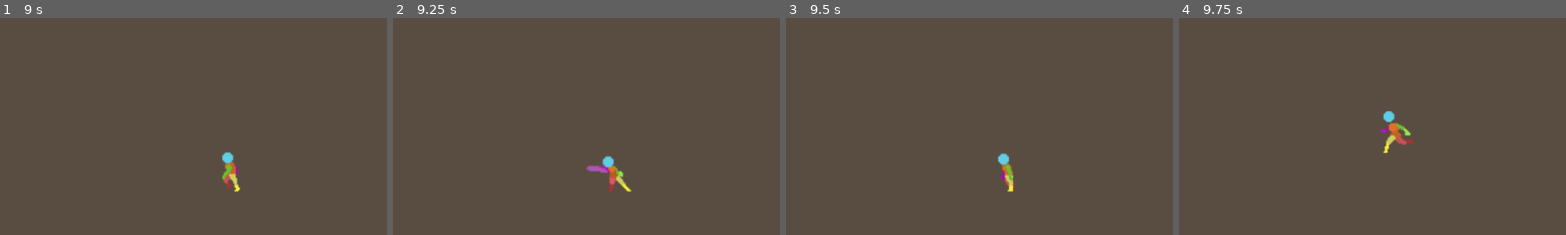
Above: before the commit, frames 1-4 (left to right).
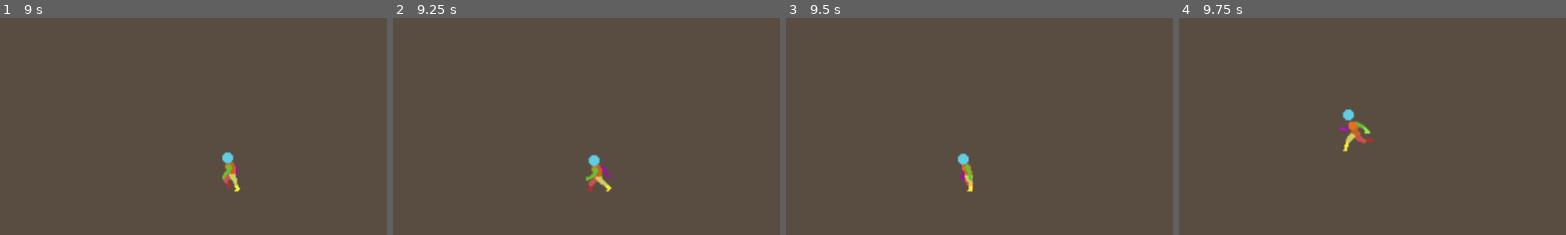
Above: after the commit, the same moments.

Repository: JuaniCargnel/Proyecto_Final_ProgIII
Game: Godot game, scene res://Escenas/pantallaPrincipal.tscn
The game is run twice, just before and just after one commit, with the same random seed, the same clock (stepped at 60 frames per second) and the same inputs.
Inputs (mouse positions are % of the whole screen's width and height, from its top left):
- Up to frame 1 (9 s): tap Enter at 0.5, 2, 3.5 s; move the mouse to (72, 45) at 0.52 s; hold Right (Right) 0.53-1.28 s; hold Shift (Correr) 0.53-1.28 s; right-click (72, 45) at 0.8 s; tap Space at 1.25, 2.75, 4.25 s; move the mouse to (30, 55) at 1.27 s; hold Down (Down) 1.28-2.03 s; right-click (30, 55) at 1.35 s; click (30, 55) at 1.55 s; move the mouse to (60, 28) at 2.02 s; press the mouse at (60, 28) at 2.03 s; hold Right (Right) 2.03-2.78 s; tap Q (Roll) at 2.3, 2.85, 6.05, 7.35 s; move the mouse to (45, 70) at 2.77 s; release the mouse at (45, 70) at 2.78 s; hold Up (Up) 2.78-3.53 s; tap 2 (Sword) at 3.05, 6.8 s; move the mouse to (80, 65) at 3.52 s; hold 2 (Sword) 3.53-4.28 s; hold Left (Left) 3.53-5.03 s; tap Shift (Correr) at 3.8, 4.35, 7.55 s; move the mouse to (20, 35) at 4.27 s; right-click (20, 35) at 4.55 s; move the mouse to (55, 50) at 5.02 s; hold Down (Down) 5.03-5.78 s; hold Right mouse button (Fuerte, bound only before the commit) 5.03-5.78 s; click (55, 50) at 5.3 s; move the mouse to (35, 25) at 5.77 s; hold Right (Right) 5.78-6.53 s; click (35, 25) at 5.85 s; move the mouse to (72, 45) at 6.52 s; hold Up (Up) 6.53-7.28 s; hold 1 (Hands) 6.53-7.28 s; move the mouse to (30, 55) at 7.27 s; hold Right (Right) 7.28-8.03 s; move the mouse to (60, 28) at 8.02 s; hold Down (Down) 8.03-8.78 s; hold 2 (Sword) 8.03-8.78 s; right-click (60, 28) at 8.3 s; move the mouse to (45, 70) at 8.77 s; hold Left (Left) from 8.78 s (still down); tap Tab (Tab) at 8.85 s
- Up to frame 2 (9.25 s): keep holding Left (Left); click (45, 70) at 9.05 s
- Up to frame 3 (9.5 s): keep holding Left (Left)
- Up to frame 4 (9.75 s): move the mouse to (80, 65) at 9.52 s; release Left (Left) at 9.53 s; hold Up (Up) from 9.53 s (still down); hold Shift (Correr) from 9.53 s (still down)
The pictures show only the part of the screen within x 30-80%, y 21-71%; the shares and areas given below are measured in that part.

Frame 1 is identical in both runs. In frame 2, 1.1% of the frame differs, in the area x 49-62%, y 62-81%; in frame 3, 0.9%; in frame 4, 1.3%, in the area x 41-61%, y 41-63%.

Commit message:
Update 0.0.6

Diff:
--- a/Escenas/personajePrincipal.tscn
+++ b/Escenas/personajePrincipal.tscn
@@ -812,8 +812,7 @@
 
 [node name="Sprite" type="AnimatedSprite2D" parent="."]
 sprite_frames = SubResource("SpriteFrames_tq0vl")
-animation = &"damage"
-frame_progress = 0.109374
+animation = &"idle"
 
 [node name="CollisionShape2D" type="CollisionShape2D" parent="."]
 visible = false
--- a/Scripts/personajePrincipal.gd
+++ b/Scripts/personajePrincipal.gd
@@ -5,64 +5,42 @@
 const velRoll = 260
 
 var direcRoll:Vector2
+var direccion:Vector2
 
 var canRoll = true
 var canHitB = true
 var canHitA = true
+
+var walk = false
 var roll = false
 var run = false
 var idle = true
 var hitA = false
 var hitB = false
-var activeSword = false
 var comboA = false
 var comboB = false
 var rollX = false
 var rollY = false
+var activeSword = false
 
 func _ready():
 	$Sprite.play("idle")
 
 func _physics_process(_delta):
 	estados()
+	animations()
 	move_and_slide()
-	animations()
 
 func estados():
-	movimientos()
+	walking()
 	running()
 	rolling()
 	hitting()
+	movimientos()
 
 func movimientos():
-	var direccion = Vector2()
-
-	if Input.is_action_pressed("Right"):
-		direccion.x += 1
-		direcRoll.x = 1
-		if roll:
-			rollX = true
-		$Sprite.set_flip_h(false)
-	if Input.is_action_pressed("Left"):
-		direccion.x -= 1
-		direcRoll.x = -1
-		if roll:
-			rollX = true
-		$Sprite.set_flip_h(true)
-	if Input.is_action_pressed("Up"):
-		direccion.y -= 1
-		direcRoll.y = -1
-		if roll:
-			rollY = true
-	if Input.is_action_pressed("Down"):
-		direccion.y += 1
-		direcRoll.y = 1
-		if roll:
-			rollY = true
-
 	if Input.is_action_pressed("Sword"):
 		activeSword = true
-
 	if Input.is_action_pressed("Hands"):
 		activeSword = false
 
@@ -79,55 +57,84 @@
 		velocity.y = direccion.normalized().y * velWalk
 
 func animations():
-	if run and activeSword:
-		$Sprite.play("swordRun")
+	var animationName = get_animation_name()
+	$Sprite.play(animationName)
+
+func get_animation_name():
+	if velocity != Vector2.ZERO and not roll and not run:
+		if activeSword:
+			idle = false
+			return "swordWalk"
+		else:
+			idle = false
+			return "walk"
 	elif run:
-		$Sprite.play("run")
+		if activeSword:
+			return "swordRun"
+		else:
+			return "run"
 	elif roll:
-		$Sprite.play("roll")
-	elif hitA and activeSword:
-		$Sprite.play("swordAttack")
-	elif hitB and activeSword:
-		$Sprite.play("swordStab")
+		return "roll"
 	elif hitA:
-		$Sprite.play("jab")
+		if activeSword:
+			return "swordAttack"
+		else:
+			return "jab"
 	elif hitB:
-		$Sprite.play("cross")
+		if activeSword:
+			return "swordStab"
+		else:
+			return "cross"
 	else:
-		if velocity != Vector2.ZERO and not roll and activeSword:
-			$Sprite.play("swordWalk")
-			idle = false
-		elif velocity != Vector2.ZERO and not roll:
-			$Sprite.play("walk")
-			idle = false
-		elif activeSword:
+		if activeSword:
 			idle = true
-			$Sprite.play("swordIdle")
+			return "swordIdle"
 		else:
 			idle = true
-			$Sprite.play("idle")
+			return "idle"
+
+func walking():
+	direccion = Vector2()
+
+	if Input.is_action_pressed("Right"):
+		direccion.x += 1
+		$Sprite.set_flip_h(false)
+	if Input.is_action_pressed("Left"):
+		direccion.x -= 1
+		$Sprite.set_flip_h(true)
+	if Input.is_action_pressed("Up"):
+		direccion.y -= 1
+	if Input.is_action_pressed("Down"):
+		direccion.y += 1
 
 func running():
-	if Input.is_action_pressed("Correr") and not roll and not idle and velocity != Vector2.ZERO and not hitA and not hitB:
+	if Input.is_action_pressed("Correr") and not roll and not hitA and not hitB and velocity != Vector2.ZERO:
 		run = true
 	else:
 		run = false
 
 func rolling():
-	if Input.is_action_pressed("Roll") and canRoll and not idle and not hitA and not hitB:
+	if direccion.x == 1 and roll:
+		direcRoll.x = 1
+		rollX = true
+	elif direccion.x == -1 and roll:
+		direcRoll.x = -1
+		rollX = true
+
+	if Input.is_action_pressed("Roll") and canRoll and not hitA and not hitB and velocity != Vector2.ZERO:
 		roll = true
 		canRoll = false
 		$Timers/Roll.start()
 	elif roll:
-		if Input.is_action_pressed("Golpear"):
+		if Input.is_action_pressed("GolpeA"):
 			comboA = true
-		if Input.is_action_pressed("Fuerte"):
+		if Input.is_action_pressed("GolpeB"):
 			comboB = true
 	else:
 		roll = false
 
 func hitting():
-	if Input.is_action_pressed("Golpear") and canHitA and not roll:
+	if Input.is_action_pressed("GolpeA") and canHitA and not roll:
 		hitA = true
 		canHitA = false
 		$Timers/HitA.start()
@@ -136,7 +143,7 @@
 	else:
 		hitA = false
 
-	if Input.is_action_pressed("Fuerte") and canHitB and not roll:
+	if Input.is_action_pressed("GolpeB") and canHitB and not roll:
 		hitB = true
 		canHitB = false
 		$Timers/HitB.start()
--- a/project.godot
+++ b/project.godot
@@ -51,7 +51,7 @@
 , Object(InputEventKey,"resource_local_to_scene":false,"resource_name":"","device":-1,"window_id":0,"alt_pressed":false,"shift_pressed":false,"ctrl_pressed":false,"meta_pressed":false,"pressed":false,"keycode":0,"physical_keycode":83,"key_label":0,"unicode":115,"echo":false,"script":null)
 ]
 }
-Golpear={
+GolpeA={
 "deadzone": 0.5,
 "events": [Object(InputEventMouseButton,"resource_local_to_scene":false,"resource_name":"","device":-1,"window_id":0,"a …(253 unchanged characters)…
 ]
@@ -67,7 +67,7 @@
 "events": [Object(InputEventKey,"resource_local_to_scene":false,"resource_name":"","device":-1,"window_id":0,"alt_press …(182 unchanged characters)…
 ]
 }
-Fuerte={
+GolpeB={
 "deadzone": 0.5,
 "events": [Object(InputEventMouseButton,"resource_local_to_scene":false,"resource_name":"","device":-1,"window_id":0,"a …(253 unchanged characters)…
 ]
